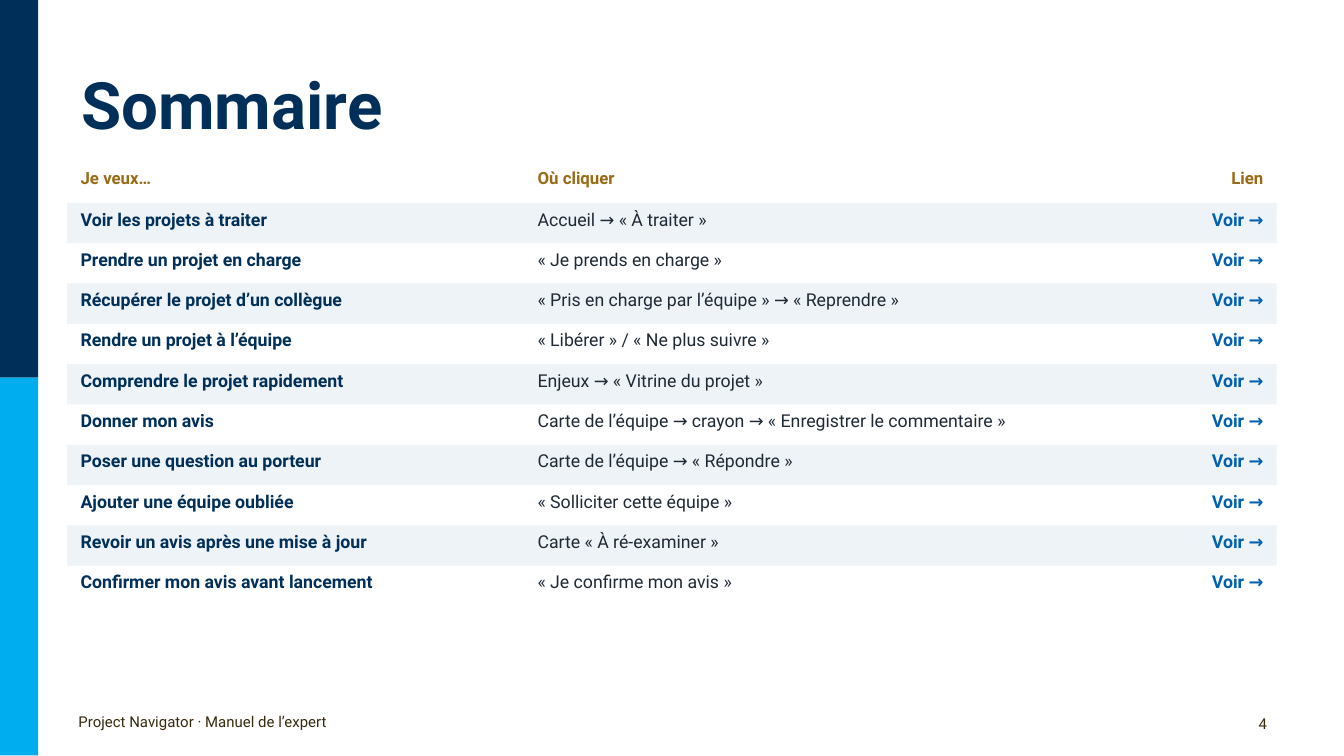
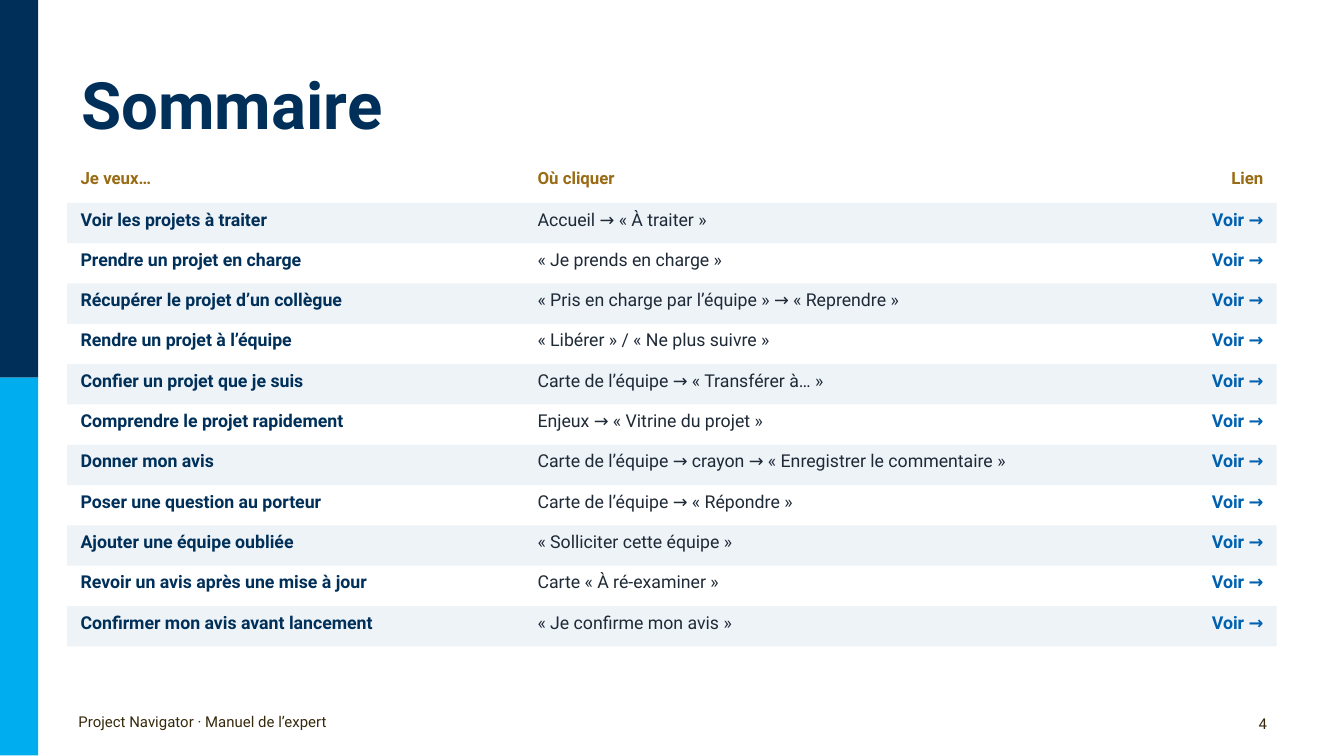
Before and after one commit to antoinelmariel-ux/ProjectNavigator, a slide deck: slide 4 of docs/Project Navigator_ Manuel SME.pptx. Drawn at 1344x756 pixels with LibreOffice and Linux fonts; fonts in the diff are those of the drawing; background and template pictures are left out. Boxes give left, top, right and bottom in pixels: in the first picture for what was removed or moved away, otherwise in the second. Text is boxed around its words. In the diff, an @@ line names an element or a change of style, - is before the commit and + after.

```diff
--- a/docs/Project Navigator_ Manuel SME.pptx
+++ b/docs/Project Navigator_ Manuel SME.pptx
@@ text added at (81,373,304,391), 9.5 pt, text #003059, bold @@
+Confier un projet que je suis
@@ text added at (538,373,810,391), 9.5 pt, text #1F2A37 @@
+Carte de l’équipe → « Transférer à… »
@@ 12 texts: place and size @@
-12 texts at (81,373,992,588)
+12 texts at (81,413,992,629)
@@ rectangle added at (67,606,1277,646), fill #EEF3F8 @@
@@ text added at (1212,616,1244,629), 9.5 pt, text #0061B0, bold @@
+Voir →
```
Also in this commit, not shown: 4 other slides changed, 1 slide added.
